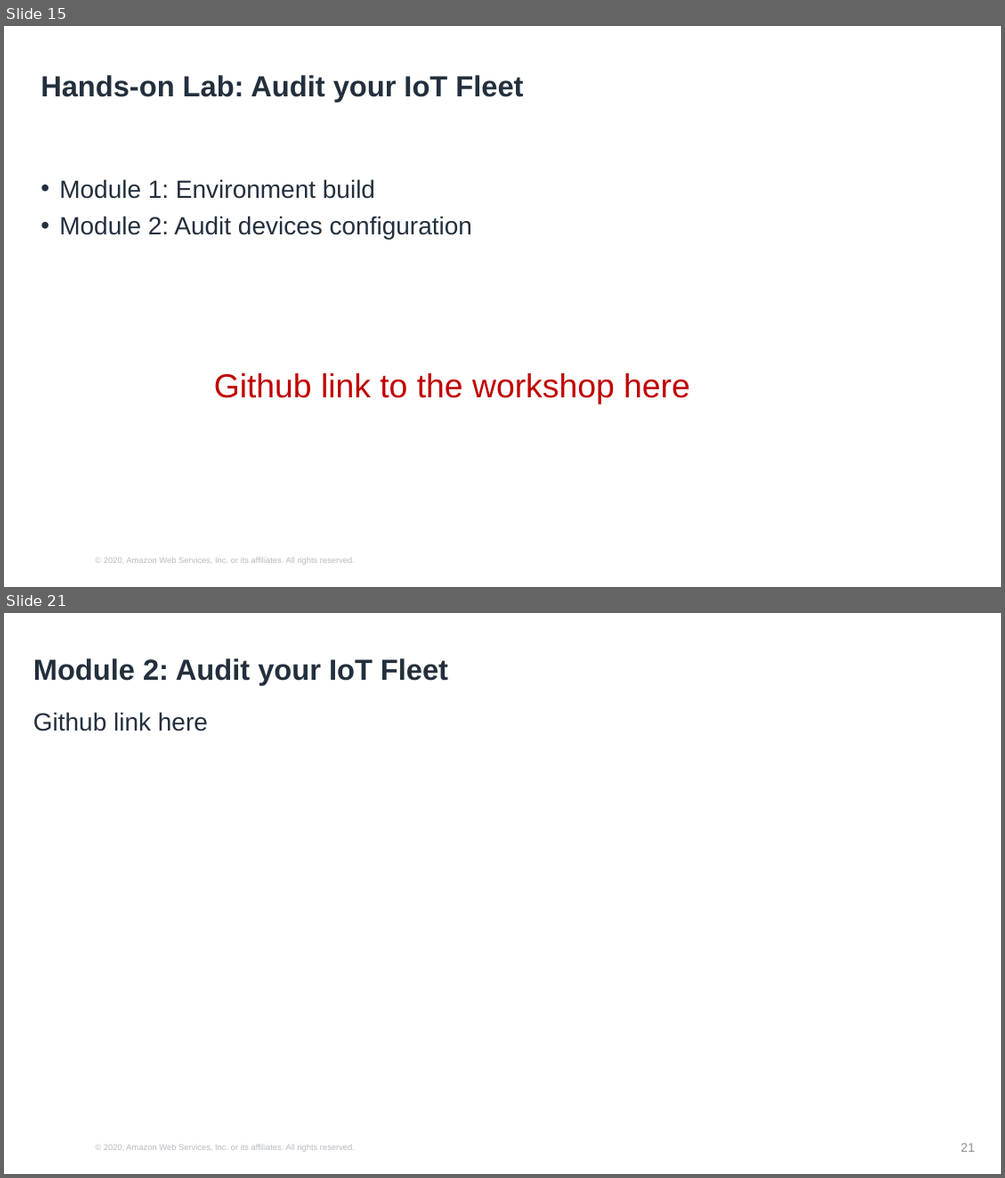
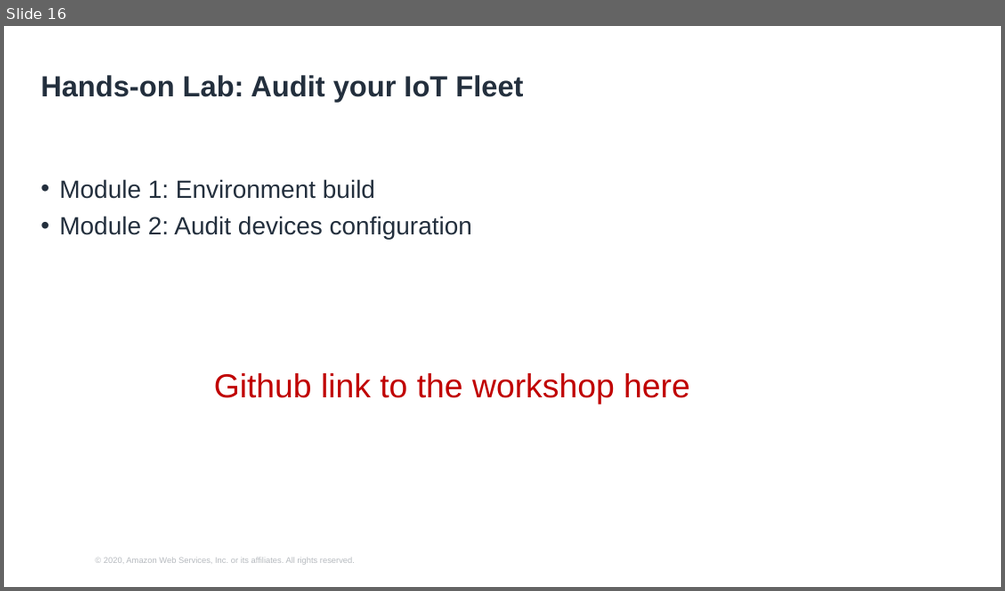
Before and after one commit to hongpham/Workshop-Protect-your-IoT-fleet, a slide deck: Protect your IoT fleet presentation.pptx. Shown one above the other, each under a label of ours: slides 15 and 21 before the commit, slide 16 after it; the slides between them are not shown. The pictures are 1005x1178 and 1005x591 pixels, drawn with LibreOffice and Linux fonts; fonts in the diff are those of the drawing; background and template pictures are left out. Boxes give left, top, right and bottom in pixels: in the first picture for what was removed or moved away, otherwise in the second. Text is boxed around its words. In the diff, an @@ line names an element or a change of style, - is before the commit and + after.

```diff
--- a/Protect your IoT fleet presentation.pptx
+++ b/Protect your IoT fleet presentation.pptx
@@ slide 21 removed at (4,613,1001,1174), background #FFFFFF; not listed: 1 template element that a slide beside it also shows @@
@@ title removed at (33,658,448,685) @@
-Module 2: Audit your IoT Fleet
@@ text removed at (33,712,208,731) @@
-Github link here
@@ page number removed at (961,1143,975,1151) @@
-21
@@ what was slide 15 is now slide 16 @@
```
Also in this commit, not shown: 6 slides changed, 9 other slides removed, 1 other file.
